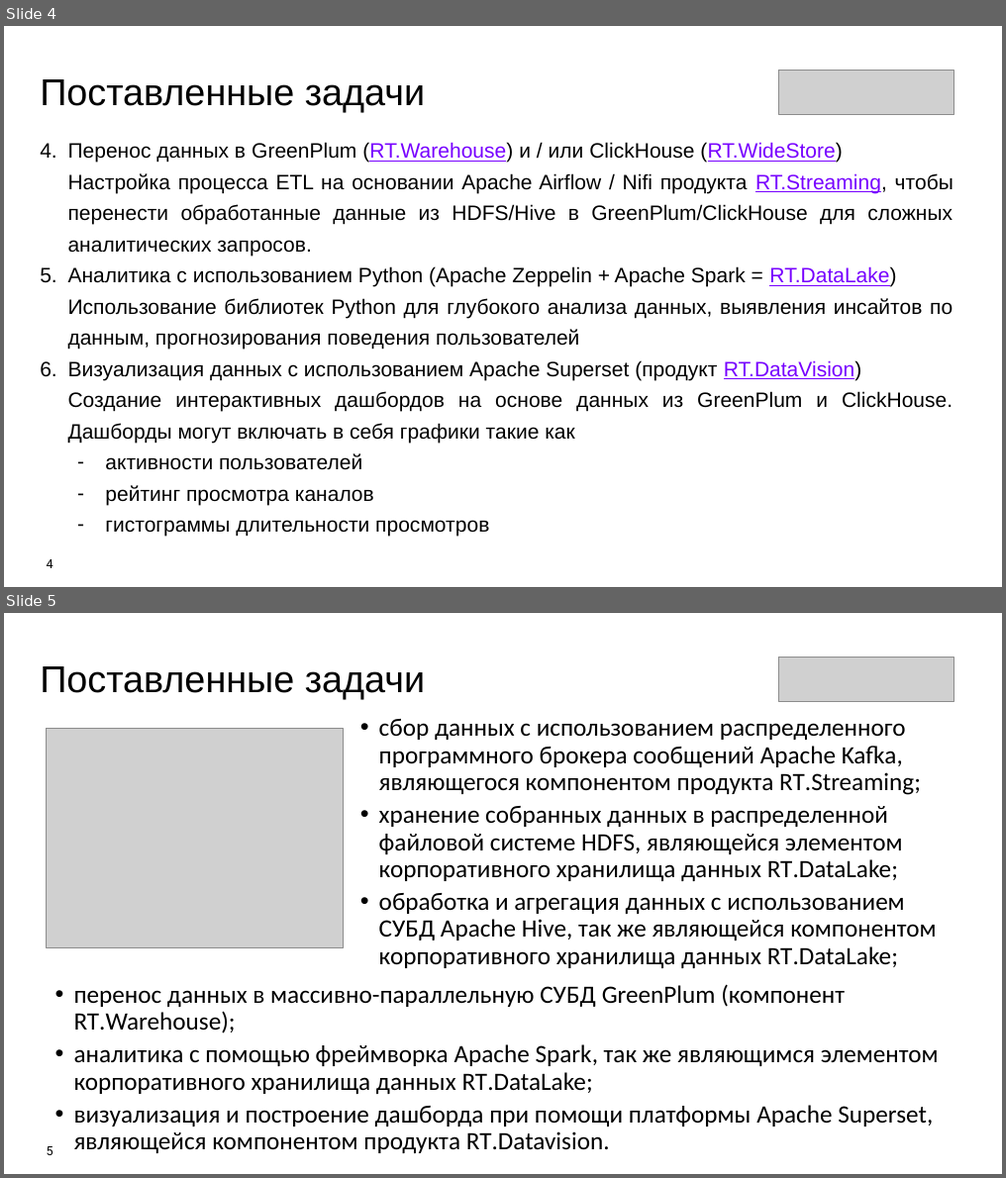
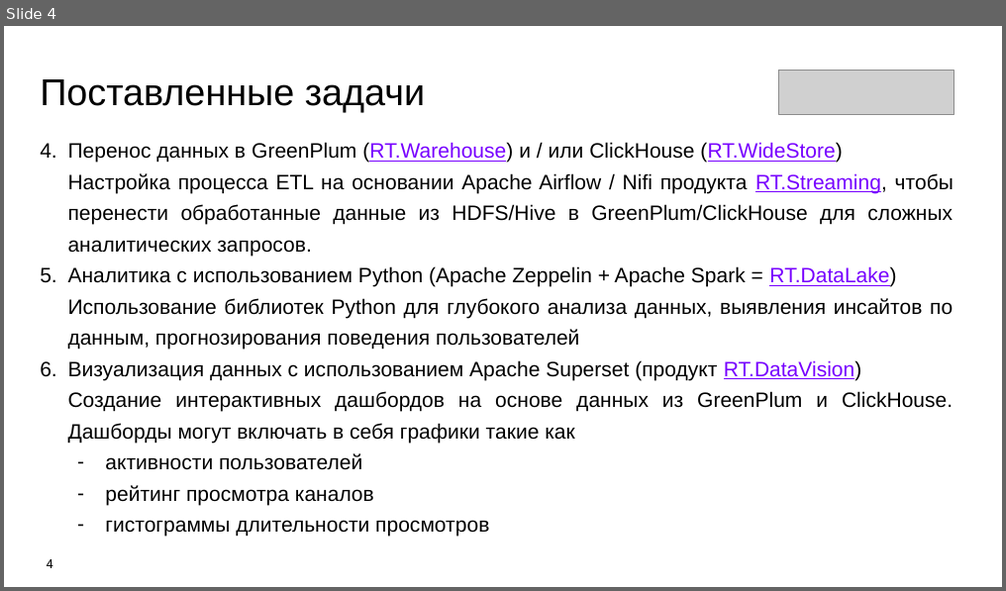
Before and after one commit to Olmeor/Data-engineer_Rostelecom_programming_school, a slide deck: Сertification/presentation.pptx. Shown one above the other, each under a label of ours: slides 4 and 5 before the commit, slide 4 after it. The pictures are 1006x1178 and 1006x591 pixels, drawn with LibreOffice and Linux fonts; fonts in the diff are those of the drawing; grey boxes stand for pictures. Boxes give left, top, right and bottom in pixels: in the first picture for what was removed or moved away, otherwise in the second. Text is boxed around its words. In the diff, an @@ line names an element or a change of style, - is before the commit and + after.

```diff
--- a/Сertification/presentation.pptx
+++ b/Сertification/presentation.pptx
@@ slide 5 removed at <box>4,613,1002,1174</box>, background #FFFFFF @@
@@ text removed at <box>40,666,425,700</box> @@
-Поставленные задачи
@@ picture removed at <box>779,657,953,701</box> @@
@@ picture removed at <box>46,728,343,949</box> @@
@@ text removed at <box>379,719,936,968</box> @@
-• сбор данных с использованием распределенного программного брокера сообщений Apache Kafka, являющегося компонентом продукта RT.Streaming;
-• хранение собранных данных в распределенной файловой системе HDFS, являющейся элементом корпоративного хранилища данных RT.DataLake;
-• обработка и агрегация данных с использованием СУБД Apache Hive, так же являющейся компонентом корпоративного хранилища данных RT.DataLake;
@@ text removed at <box>74,984,939,1154</box> @@
-• перенос данных в массивно-параллельную СУБД GreenPlum (компонент RT.Warehouse);
-• аналитика с помощью фреймворка Apache Spark, так же являющимся элементом корпоративного хранилища данных RT.DataLake;
-• визуализация и построение дашборда при помощи платформы Apache Superset, являющейся компонентом продукта RT.Datavision.
@@ page number removed at <box>47,1147,54,1156</box> @@
-5
```
Also in this commit, not shown: 7 slides changed, 5 slides added, 4 other slides removed, 1 other file.
